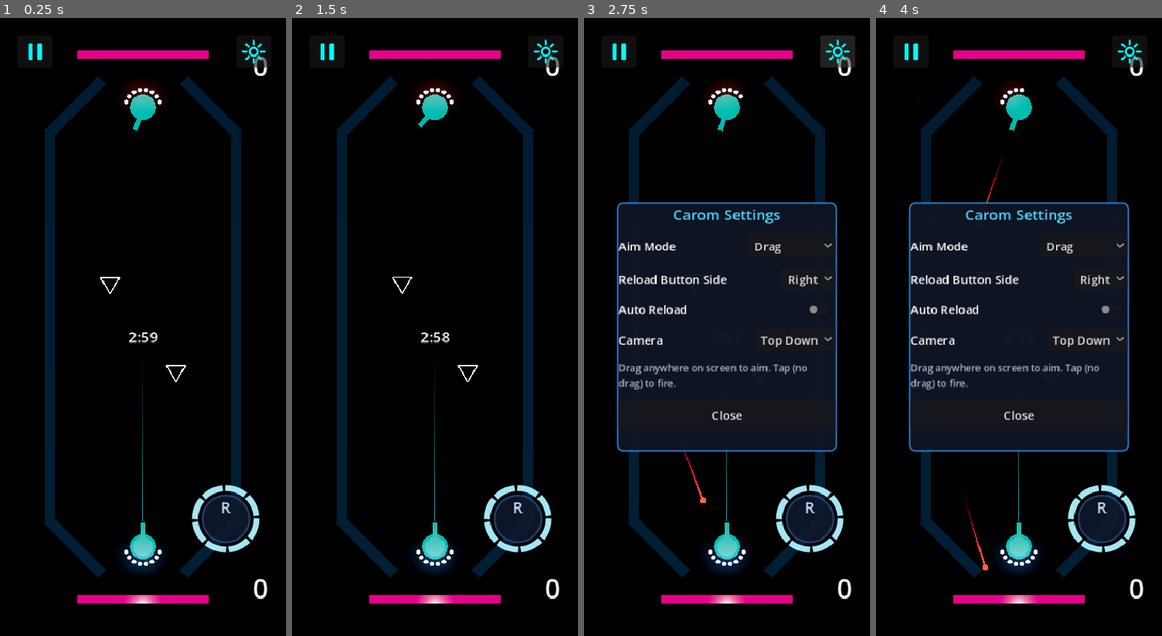
Above: before the commit, frames 1-4 (left to right).
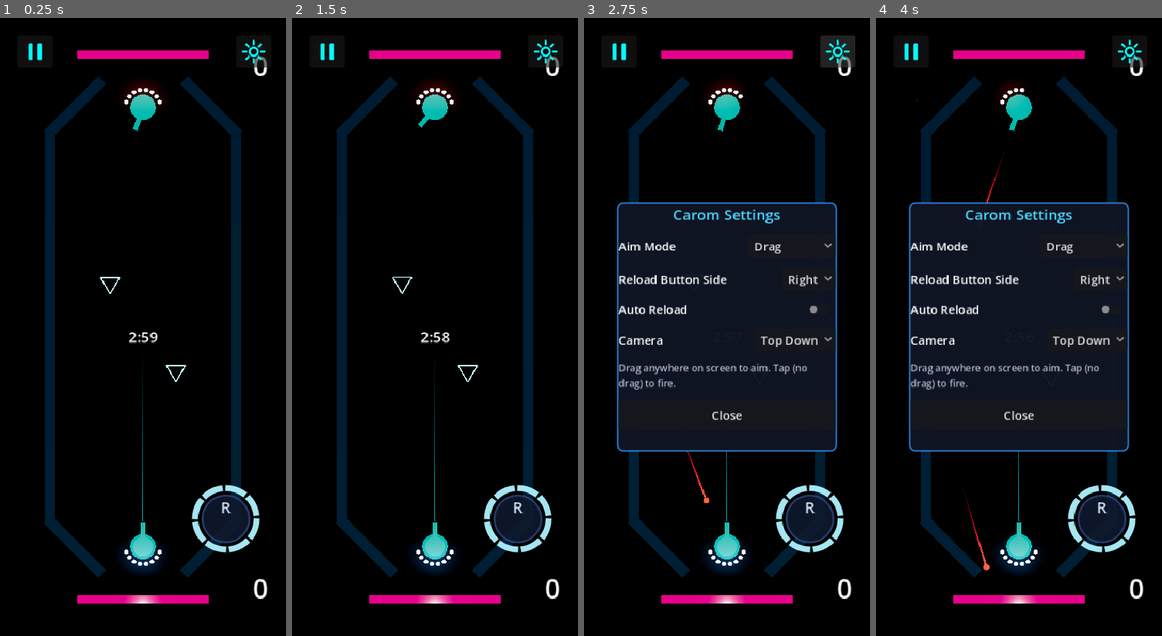
Above: after the commit, the same moments.

Repository: mchambers-mojang/sweet-vinegar-games
Game: Godot game, scene res://carom/scenes/carom_arena.tscn
Two runs of this game, one before a commit and one after it. Both use one fixed random seed, a clock stepped at 60 frames per second and the inputs below. This scene is started directly instead of the project's main scene.
Inputs (mouse positions are in pixels of both pictures, inside the frame that each line leads up to):
- Up to frame 1 (0.25 s): no input
- Up to frame 2 (1.5 s): click (326, 48) at 0.5 s; click "Resume" at 1.25 s
- Up to frame 3 (2.75 s): click (838, 48) at 2 s
- Up to frame 4 (4 s): click "Drag" at 2.75 s; click "Right" at 3.5 s

The runs differ from the first frame. In frame 1, less than 0.1% of the frame differs, in the area x 34-66%, y 41-59%; in frame 2, less than 0.1%; in frame 3, 0.1%, in the area x 34-52%, y 12-79%; in frame 4, 0.1%.

Commit message:
fix(carom): cap angular velocity, reduce puck flash, add physics substeps
1. Cap angular velocity at ~1.5 rot/sec, increase damping to 12.5%/tick
   with dead-zone cutoff — pucks spin realistically and settle quickly.
2. Replace double collision pass with 3 substeps (integrate + collide
   each substep) — projectiles travel 0.2 units per substep instead of
   0.6, significantly reducing tunneling through puck edges.
3. Reduce puck danger-zone flash: EMISSION_PEAK 10→4, frequencies halved,
   color range narrowed — visible warning without eye-searing strobe.

Co-authored-by: Copilot <223556219+Copilot@users.noreply.github.com>

Diff:
--- a/carom/scripts/carom_puck.gd
+++ b/carom/scripts/carom_puck.gd
@@ -12,11 +12,11 @@
 @export var stall_speed_threshold: float = 1.8
 @export var reset_height: float = 0.0
 
-const EMISSION_BASE: float = 2.0
-const EMISSION_PEAK: float = 10.0
-const PULSE_FREQ_FAR: float = 0.5
-const PULSE_FREQ_MID: float = 2.0
-const PULSE_FREQ_NEAR: float = 4.0
+const EMISSION_BASE: float = 1.5
+const EMISSION_PEAK: float = 4.0
+const PULSE_FREQ_FAR: float = 0.4
+const PULSE_FREQ_MID: float = 1.2
+const PULSE_FREQ_NEAR: float = 2.5
 
 var _player_goal: Vector3 = Vector3.ZERO
 var _goal_targets: Array[Vector3] = []
@@ -121,9 +121,9 @@
 	_pulse_time = fmod(_pulse_time + delta * freq * TAU, TAU)
 	var t := (sin(_pulse_time) + 1.0) * 0.5
 	_puck_material.emission_energy_multiplier = lerpf(EMISSION_BASE, EMISSION_PEAK, t)
-	var albedo_t := lerpf(0.02, 0.12, t)
-	_puck_material.albedo_color = Color(albedo_t * 0.5, albedo_t * 3.5, albedo_t * 4.0, 1.0)
-	_puck_material.emission = Color(0.1 + t * 0.7, 0.7 + t * 0.3, 0.8 + t * 0.2, 1.0)
+	var albedo_t := lerpf(0.02, 0.06, t)
+	_puck_material.albedo_color = Color(albedo_t * 0.5, albedo_t * 3.0, albedo_t * 3.5, 1.0)
+	_puck_material.emission = Color(0.1 + t * 0.4, 0.7 + t * 0.2, 0.8 + t * 0.1, 1.0)
 
 
 func _get_pulse_frequency(fraction: float) -> float:
--- a/carom/scripts/sim/sim_world.gd
+++ b/carom/scripts/sim/sim_world.gd
@@ -93,11 +93,12 @@
 func advance(_inputs: Dictionary = {}) -> void:
 	zone_events = []
 	collision_events = []
-	_integrate()
-	# Run collision detection twice to catch fast-moving bodies that
-	# tunneled past thin geometry in the first pass.
-	_detect_and_resolve()
-	_detect_and_resolve()
+	# Use substeps for integration + collision to reduce tunneling.
+	# Each substep moves bodies by DT/SUBSTEPS then resolves collisions.
+	const SUBSTEPS: int = 3
+	for _sub in range(SUBSTEPS):
+		_integrate_substep(SUBSTEPS)
+		_detect_and_resolve()
 	_clamp_speed()
 	_check_zones()
 	_tick_timer()
@@ -161,20 +162,33 @@
 # ---------------------------------------------------------------------------
 
 func _integrate() -> void:
+	_integrate_substep(1)
+
+
+func _integrate_substep(substeps: int) -> void:
+	var sub_dt: int = DT / substeps if substeps > 1 else DT
 	for id: int in _bodies:
 		var b: SimBody = _bodies[id]
-		# position += velocity * dt
-		var dpos: Dictionary = FP.FPVec2.scale(b.velocity, DT)
+		# position += velocity * sub_dt
+		var dpos: Dictionary = FP.FPVec2.scale(b.velocity, sub_dt)
 		b.position = FP.FPVec2.add(b.position, dpos)
-		# Damping: velocity *= (ONE - damping)
+		# Damping: velocity *= (ONE - damping/substeps)
 		if b.damping != 0:
-			var keep: int = FP.ONE - b.damping
+			var sub_damping: int = b.damping / substeps if substeps > 1 else b.damping
+			var keep: int = FP.ONE - sub_damping
 			b.velocity = FP.FPVec2.scale(b.velocity, keep)
 		# Polygon rotation + angular damping
 		if b.shape == SimBody.Shape.POLYGON and b.angular_velocity != 0:
-			b.rotation = (b.rotation + b.angular_velocity) % FP_TWO_PI
-			# Angular damping: reduce spin over time
-			b.angular_velocity = FP.mul(b.angular_velocity, FP.ONE - (FP.ONE >> 5))  # ~3% per tick
+			# Cap angular velocity at ~1.5 rotations/sec (FP_TWO_PI / 30 * 1.5 ≈ 20588)
+			const MAX_ANGULAR: int = 20588
+			b.angular_velocity = clampi(b.angular_velocity, -MAX_ANGULAR, MAX_ANGULAR)
+			b.rotation = (b.rotation + b.angular_velocity / substeps) % FP_TWO_PI
+			# Angular damping: reduce spin ~12.5% per full tick, distributed across substeps
+			var damp_factor: int = FP.ONE - (FP.ONE >> 3) / substeps
+			b.angular_velocity = FP.mul(b.angular_velocity, damp_factor)
+			# Kill tiny residual spin
+			if absi(b.angular_velocity) < 32:
+				b.angular_velocity = 0
 
 # ---------------------------------------------------------------------------
 # 2 & 3. Collision detection + impulse resolution
